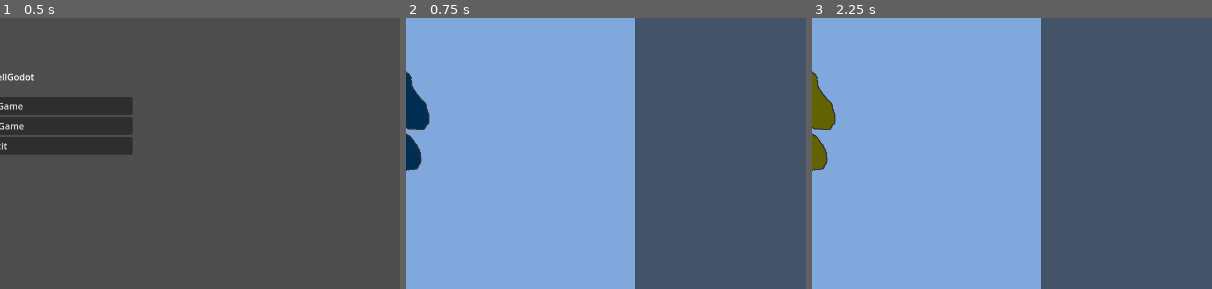
Above: before the commit, frames 1-3 (left to right).
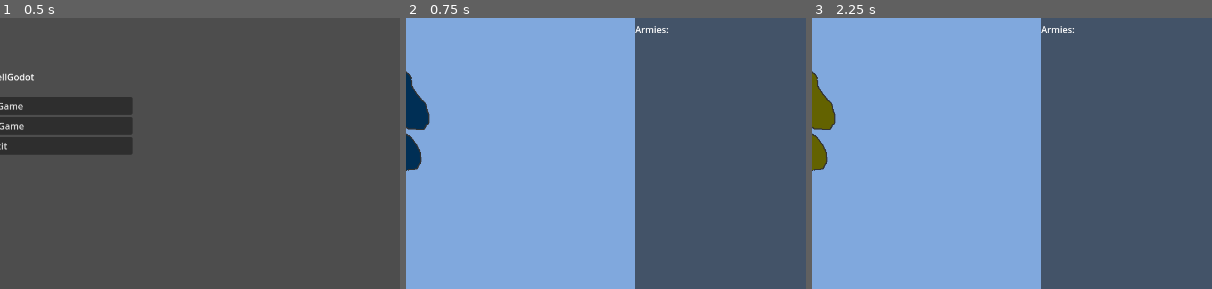
Above: after the commit, the same moments.

Repository: code-11/StormCell
Game: Godot game, scene res://testing.tscn
Same seed, same stepped clock (60 frames per second), same inputs: the game is played once before the commit and once after it.
Inputs:
- Up to frame 1 (0.5 s): no input
- Up to frame 2 (0.75 s): click "New Game" at 0.5 s
- Up to frame 3 (2.25 s): click "Political" at 1.25 s; click "Terrain" at 2 s
The pictures show only the part of the screen within x 50-100%, y 15-65%; the shares and areas given below are measured in that part.

Frame 1 is identical in both runs. In frame 2, 0.1% of the frame differs, in the area x 57-66%, y 2-6%; in frame 3, 0.1%.

Commit message:
Added ability to view armies in panel

Diff:
--- /dev/null
+++ b/stormCellGodot/ArmyInfoCtrl.gd
@@ -0,0 +1,28 @@
+extends VBoxContainer
+
+var cur_armies=[]
+var cur_army_lbls=[]
+
+func add_army(army):
+	cur_armies.append(army)
+
+	var army_lbl=Label.new()
+	army_lbl.text=army.name
+	add_child(army_lbl)
+
+	cur_army_lbls.append(army_lbl)
+
+func reset_armies():
+	for army_lbl in cur_army_lbls:
+		remove_child(army_lbl)
+	cur_armies.clear()
+	cur_army_lbls.clear()
+
+# Called when the node enters the scene tree for the first time.
+func _ready():
+	pass # Replace with function body.
+
+
+# Called every frame. 'delta' is the elapsed time since the previous frame.
+func _process(delta):
+	pass
--- a/stormCellGodot/MapLoader.gd
+++ b/stormCellGodot/MapLoader.gd
@@ -59,6 +59,9 @@
 func attach_army(army_node,region):
 	$regions.attach_army(army_node,region)
 
+func get_armies(region):
+	return $regions.get_armies(region)
+
 # Called when the node enters the scene tree for the first time.
 func _ready():
 	pass
--- a/stormCellGodot/RegionGeoLoader.gd
+++ b/stormCellGodot/RegionGeoLoader.gd
@@ -65,14 +65,21 @@
 func get_polys(region):
 	var to_return=[]
 	for child in region.get_children():
-		if child is Polygon2D:
+		if child.is_in_group("Polys"):
 			to_return.append(child)
 	return to_return
 
 func get_borders(region):
 	var to_return=[]
 	for child in region.get_children():
-		if child is Line2D:
+		if child.is_in_group("Borders"):
+			to_return.append(child)
+	return to_return
+
+func get_armies(region):
+	var to_return=[]
+	for child in region.get_children():
+		if child.is_in_group("Armies"):
 			to_return.append(child)
 	return to_return
 
@@ -97,11 +104,13 @@
 	for polygon in polygon_list:
 		var single_poly=Polygon2D.new()
 		var poly_points=array_to_packed_vec2(polygon)
+		single_poly.add_to_group("Polys")
 		single_poly.polygon=poly_points
 		single_poly.name="poly-%s" % i
 		region_geometry.add_child(single_poly)
 
 		var border = Line2D.new()
+		border.add_to_group("Borders")
 		border.points=poly_points
 		border.width=2
 		border.default_color=Color.html(get_the_map().DEFAULT_BORDER_COLOR)
@@ -164,6 +173,7 @@
 			return
 	push_error("Could not find region for "+army_node.name+" "+region)
 
+
 func _ready():
 	pass
 func _process(delta):
--- a/stormCellGodot/TheGame.gd
+++ b/stormCellGodot/TheGame.gd
@@ -11,7 +11,7 @@
 	return player_info["nation"]
 
 func spawn_army(nation, region):
-	var army_node=Polygon2D.new()
+	var army_node=Army.new()
 	army_node.name="army"+str(army_uid)
 	army_uid+=1
 
@@ -27,6 +27,9 @@
 
 	$GuiCtrl.attach_army(army_node, region)
 
+func get_armies(region):
+	return $GuiCtrl.get_armies(region)
+
 # Called when the node enters the scene tree for the first time.
 func _ready():
 	player_nation=read_player_nation()
--- a/stormCellGodot/army_data.gd
+++ b/stormCellGodot/army_data.gd
@@ -1,3 +1,11 @@
-extends Node
+extends Polygon2D
+
+class_name Army
+
+enum {AGGRESSIVE,DEFENSIVE,PACIFY,RAIDING,GUERILLA,MOVING}
 
 var nation=null
+var stance=AGGRESSIVE
+
+func _ready():
+	add_to_group("Armies")
--- a/stormCellGodot/game_scene.tscn
+++ b/stormCellGodot/game_scene.tscn
@@ -9,6 +9,7 @@
 [ext_resource type="Script" path="res://sc_ui/PolMapModeBtn.gd" id="6_48i3s"]
 [ext_resource type="Script" path="res://sc_ui/PanelCtrl.gd" id="6_negt1"]
 [ext_resource type="Script" path="res://sc_ui/TerrainMapModeBtn.gd" id="7_mcrfv"]
+[ext_resource type="Script" path="res://ArmyInfoCtrl.gd" id="10_k38sl"]
 
 [node name="Node2D" type="Node2D"]
 
@@ -91,3 +92,11 @@
 
 [node name="NationOwnerLbl" type="Label" parent="TheGame/GuiCtrl/ThePanel/VBoxContainer/RegionInfoBox"]
 layout_mode = 2
+
+[node name="ArmyInfoBox" type="VBoxContainer" parent="TheGame/GuiCtrl/ThePanel/VBoxContainer/RegionInfoBox"]
+layout_mode = 2
+script = ExtResource("10_k38sl")
+
+[node name="ArmyHeaderLbl" type="Label" parent="TheGame/GuiCtrl/ThePanel/VBoxContainer/RegionInfoBox/ArmyInfoBox"]
+layout_mode = 2
+text = "Armies:"
--- a/stormCellGodot/sc_ui/GuiCtrl.gd
+++ b/stormCellGodot/sc_ui/GuiCtrl.gd
@@ -7,10 +7,14 @@
 	#reset previous selected region's border color
 	if selected_region!=null:
 		$TheMap.unselect_region(selected_region)
+		$ThePanel.reset_armies()
 
 	selected_region = region
 	$TheMap.set_selected_region(region)
 	$ThePanel.set_selected_region(region)
+
+	var armies = $TheMap.get_armies(region)
+	$ThePanel.set_armies(armies)
 
 func set_map_mode(new_mode):
 	map_mode=new_mode
@@ -22,6 +26,9 @@
 func attach_army(army_node,region):
 	$TheMap.attach_army(army_node,region)
 
+func get_armies(region):
+	return $TheMap.get_armies(region)
+
 func load_map():
 	$TheMap.load_map()
 	set_map_mode("pol")
--- a/stormCellGodot/sc_ui/PanelCtrl.gd
+++ b/stormCellGodot/sc_ui/PanelCtrl.gd
@@ -12,6 +12,9 @@
 func get_player_nation_label():
 	return get_node("VBoxContainer/HBoxContainer/VBoxContainer/PlayerNationLbl")
 
+func get_army_info_ctrl():
+	return get_node("VBoxContainer/RegionInfoBox/ArmyInfoBox")
+
 func set_player_nation(player_nation):
 	var player_nation_lbl = get_player_nation_label()
 	player_nation_lbl.text=player_nation
@@ -25,3 +28,12 @@
 
 	var nation_lbl = get_nation_label()
 	nation_lbl.text="Nation: "+str(region.nation)
+
+func set_armies(armies):
+	var army_info_box=get_army_info_ctrl()
+	for army in armies:
+		army_info_box.add_army(army)
+
+func reset_armies():
+	var army_info_box=get_army_info_ctrl()
+	army_info_box.reset_armies()
Not shown: 1 places in stormCellGodot/game_scene.tscn that only renumber resources
